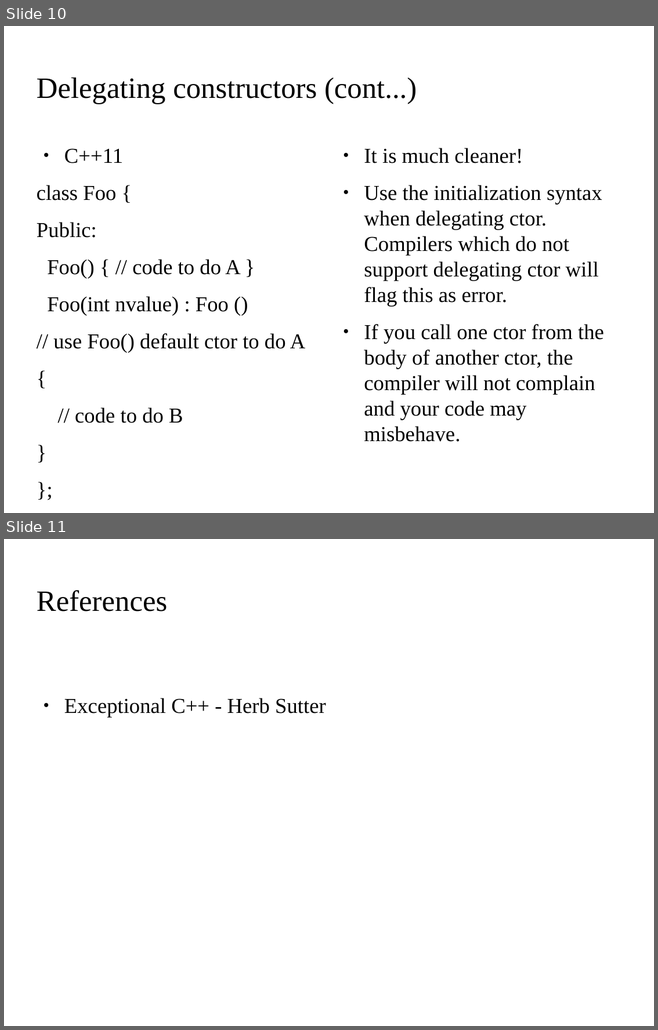
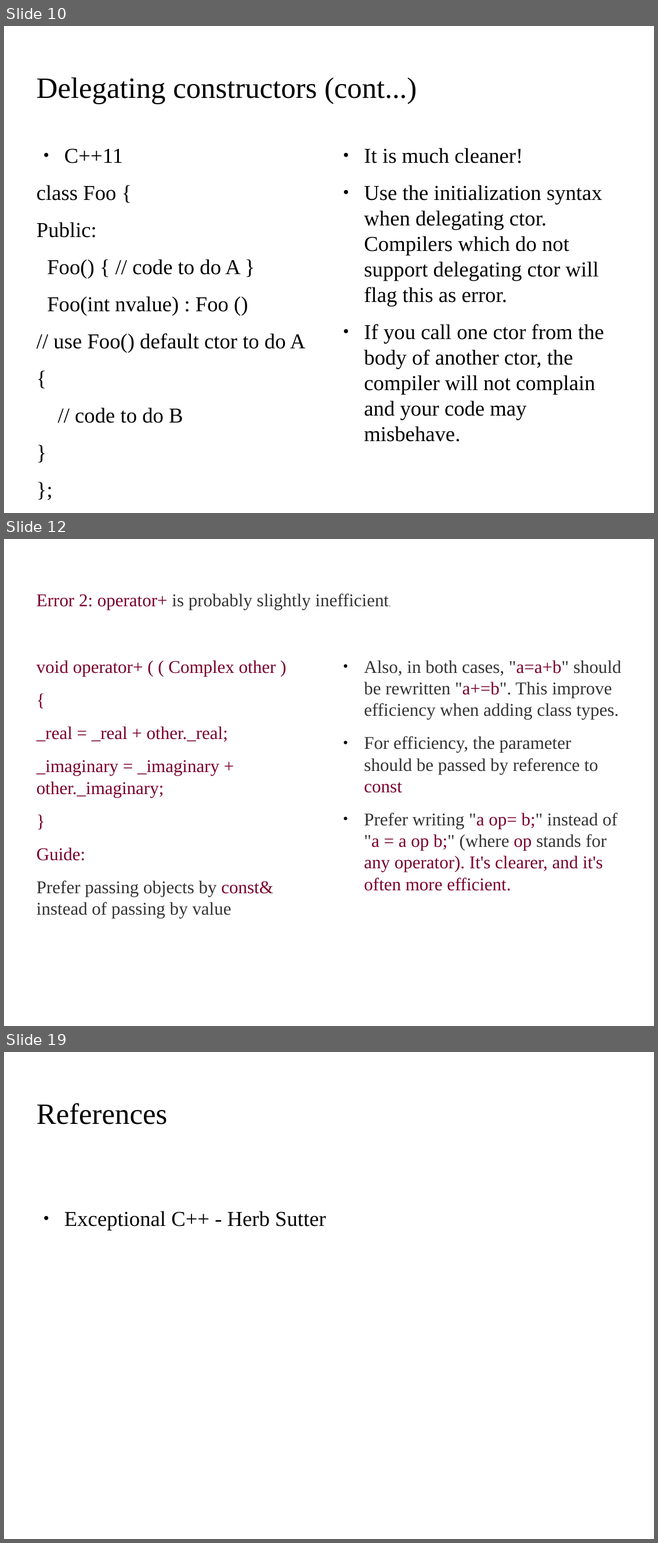
Before and after one commit to kks32/cpp-software-development, a slide deck: Ex11_Classes/Ex11_Classes.odp. Shown one above the other, each under a label of ours: slides 10 and 11 before the commit, slides 10, 12 and 19 after it; the slides between them are not shown. The pictures are 658x1030 and 658x1543 pixels, drawn with LibreOffice and Linux fonts; fonts in the diff are those of the drawing; background and template pictures are left out. Boxes give left, top, right and bottom in pixels: in the first picture for what was removed or moved away, otherwise in the second. Text is boxed around its words. In the diff, an @@ line names an element or a change of style, - is before the commit and + after.

Commit message:
classes

```diff
--- a/Ex11_Classes/Ex11_Classes.odp
+++ b/Ex11_Classes/Ex11_Classes.odp
@@ slide 12 added at (4, 539, 654, 1026), background picture (left out) @@
@@ title added at (36, 594, 389, 610), 22 pt, text #333333 @@
+Error 2: operator+ is probably slightly inefficient.
@@ text added at (36, 660, 276, 918), 22 pt, text #7A0029 @@
+void operator+ ( ( Complex other )
+{
+_real = _real + other._real;
+_imaginary = _imaginary + other._imaginary;
+}
+Guide:
+Prefer passing objects by const& instead of passing by value
@@ text added at (364, 660, 621, 891), 22 pt, text #333333 @@
+● Also, in both cases, "a=a+b" should be rewritten "a+=b". This improve efficiency when adding class types.
+● For efficiency, the parameter should be passed by reference to const
+● Prefer writing "a op= b;" instead of "a = a op b;" (where op stands for any operator). It's clearer, and it's often more efficient.
@@ what was slide 11 is now slide 19 @@
```
Also in this commit, not shown: 7 other slides added, 1 other file.
